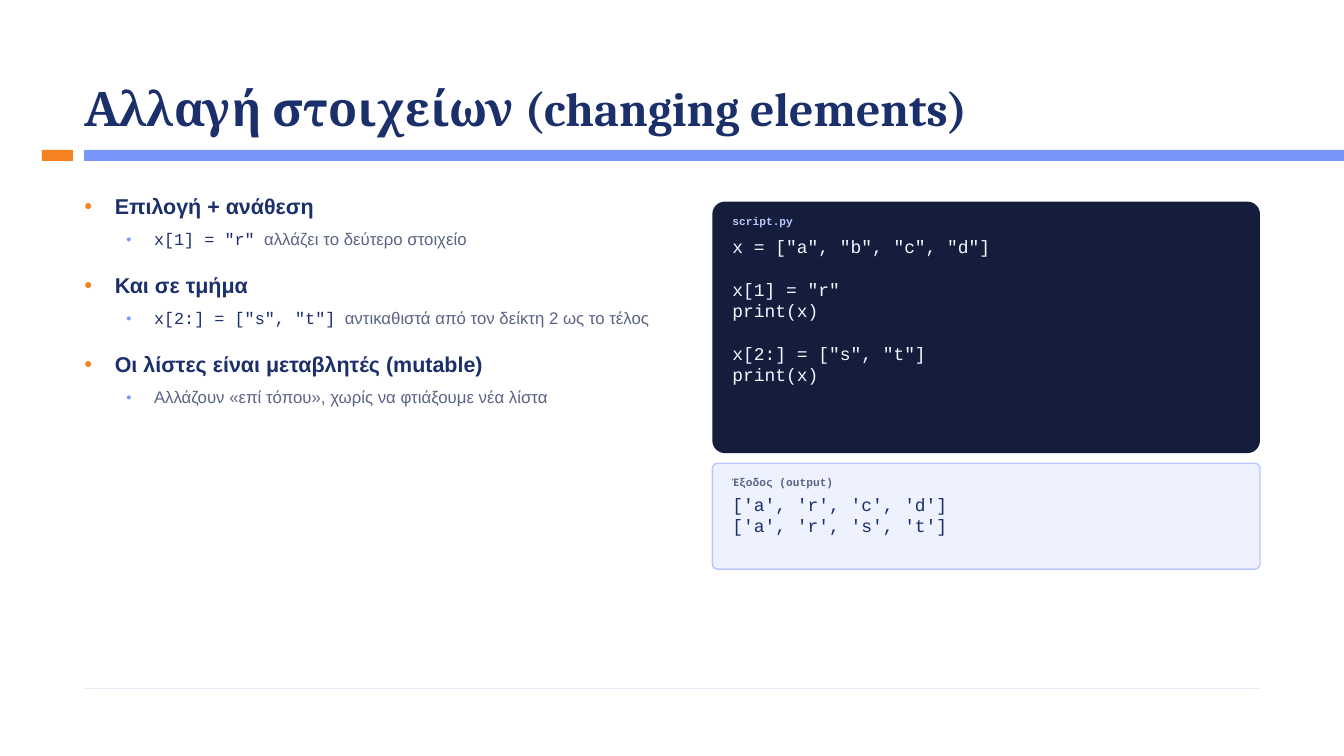
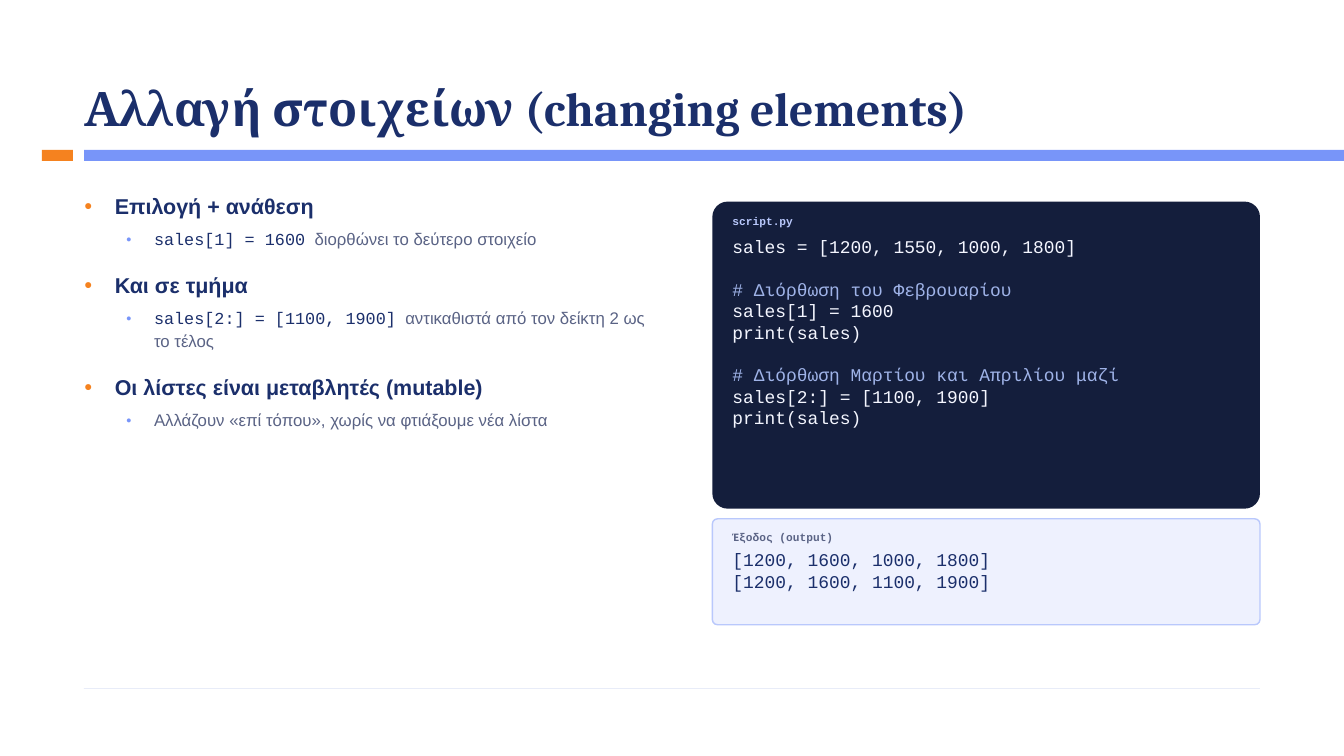
Before and after one commit to kalampokis/kalampokis.github.io, a slide deck: slide 31 of bap/Week3/BAP_Week3_Python_Basics.pptx. Drawn at 1344x756 pixels with LibreOffice and Linux fonts; fonts in the diff are those of the drawing. Boxes give left, top, right and bottom in pixels: in the first picture for what was removed or moved away, otherwise in the second. Text is boxed around its words. In the diff, an @@ line names an element or a change of style, - is before the commit and + after.

```diff
--- a/bap/Week3/BAP_Week3_Python_Basics.pptx
+++ b/bap/Week3/BAP_Week3_Python_Basics.pptx
@@ rounded rectangle: place and size @@
-rounded rectangle at bbox=[712, 202, 1260, 453]
+rounded rectangle at bbox=[712, 202, 1260, 509]
@@ text at bbox=[154, 232, 536, 249]: text changed @@
-  ● x[1] = "r" αλλάζει το δεύτερο στοιχείο
+  ● sales[1] = 1600 διορθώνει το δεύτερο στοιχείο
@@ text at bbox=[732, 240, 1119, 428]: text changed @@
-x = ["a", "b", "c", "d"]
-x[1] = "r"
-print(x)
-x[2:] = ["s", "t"]
-print(x)
+sales = [1200, 1550, 1000, 1800]
+# Διόρθωση του Φεβρουαρίου
+sales[1] = 1600
+print(sales)
+# Διόρθωση Μαρτίου και Απριλίου μαζί
+sales[2:] = [1100, 1900]
+print(sales)
@@ text at bbox=[154, 311, 645, 350]: text changed @@
-  ● x[2:] = ["s", "t"] αντικαθιστά από τον δείκτη 2 ως το τέλος
+  ● sales[2:] = [1100, 1900] αντικαθιστά από τον δείκτη 2 ως το τέλος
@@ rounded rectangle: place and size @@
-rounded rectangle at bbox=[712, 463, 1260, 569]
+rounded rectangle at bbox=[712, 519, 1260, 625]
@@ text "Έξοδος (output)": place and size @@
-text "Έξοδος (output)" at bbox=[732, 478, 833, 489]
+text "Έξοδος (output)" at bbox=[732, 533, 833, 544]
@@ text at bbox=[732, 554, 990, 592]: text changed @@
-['a', 'r', 'c', 'd']
-['a', 'r', 's', 't']
+[1200, 1600, 1000, 1800]
+[1200, 1600, 1100, 1900]
```
Also in this commit, not shown: 25 other slides changed, 1 slide added, 1 slide removed, 1 other file.
